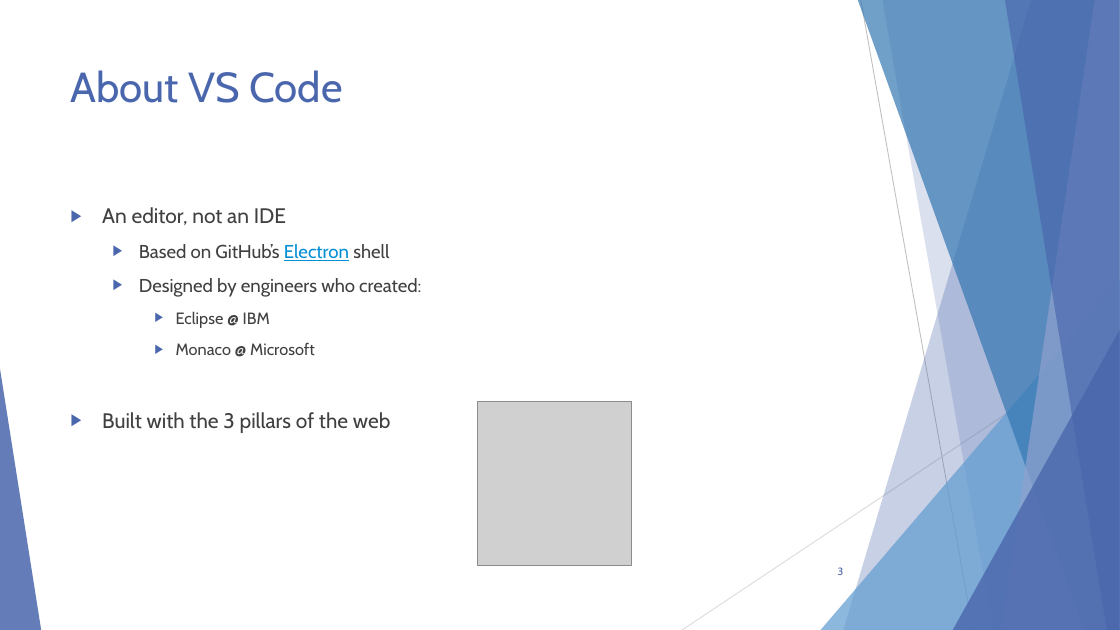
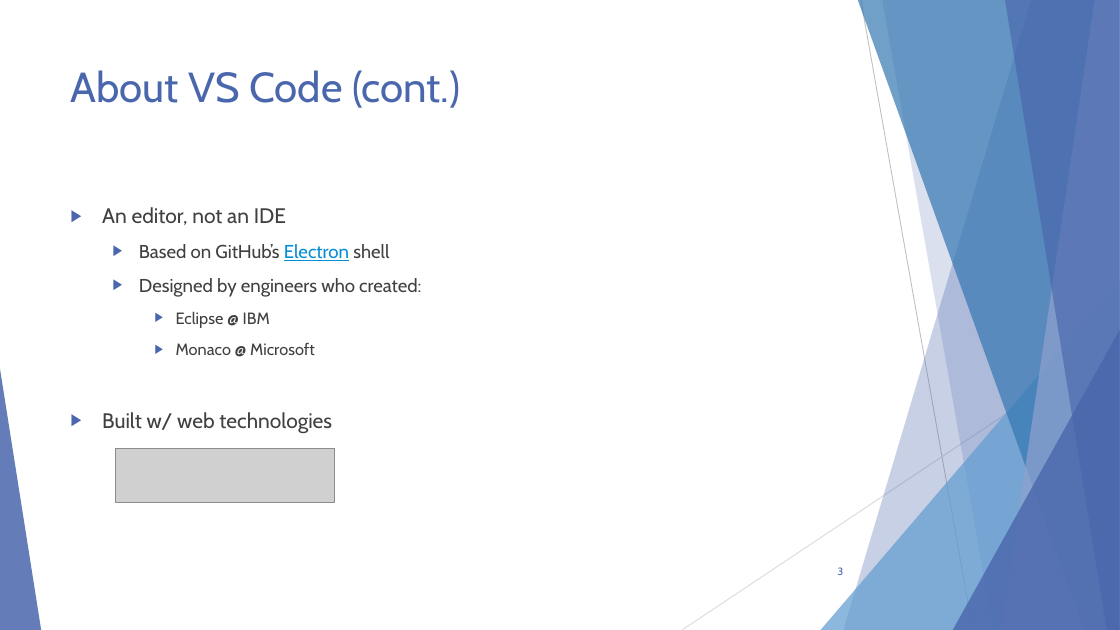
Before and after one commit to scottaddie/slide-decks, a slide deck: slide 3 of Intro to JavaScript Tooling in VS Code - MKEJS.pptx. Drawn at 1120x630 pixels with LibreOffice and Linux fonts; fonts in the diff are those of the drawing; grey boxes stand for pictures. Boxes give left, top, right and bottom in pixels: in the first picture for what was removed or moved away, otherwise in the second. Text is boxed around its words. In the diff, an @@ line names an element or a change of style, - is before the commit and + after.

```diff
--- a/Intro to JavaScript Tooling in VS Code - MKEJS.pptx
+++ b/Intro to JavaScript Tooling in VS Code - MKEJS.pptx
@@ title at box(71, 70, 460, 108): text changed @@
-About VS Code
+About VS Code (cont.)
@@ text at box(102, 412, 332, 433): text changed @@
-▶ Built with the 3 pillars of the web
+▶ Built w/ web technologies
@@ picture removed at box(477, 402, 631, 565) @@
@@ picture added at box(116, 449, 334, 502) @@
```
Also in this commit, not shown: 6 other slides changed.
